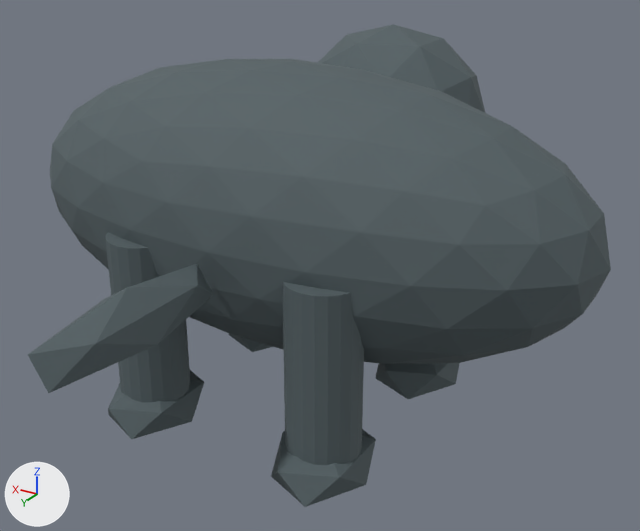
The glTF model assets/models/creatures/fauna-grass-sprite/fauna-grass-sprite_variant_b.glb: old version first, new version second.
Both versions are drawn from a 50 mm camera at (-1.53, 2.38, 1.71) aimed at (-0.11, 0.02, 0.53). Every picture has the same lights, and +X, +Y and +Z are marked at lower left. The picture after the commit comes second. Objects named as collision shapes, trigger or cutter boxes, shadow casters or lower levels of detail are left out. Where no turn or scale is listed for an object, it has been applied to the vertices.

Script lines for the objects in view, before the commit:
```python
ob_creature_head = bpy.data.objects.new('Creature head', me_icosphere_2490)
ob_creature_head.location = (0.0, -0.7, 0.88)
ob_creature_torso = bpy.data.objects.new('Creature torso', me_icosphere_2489)
ob_creature_torso.location = (0.0, 0.0, 0.72)
ob_foot = bpy.data.objects.new('Foot', me_icosphere_2494)
ob_foot.location = (0.34, 0.38, 0.06)
ob_foot_001 = bpy.data.objects.new('Foot.001', me_icosphere_2491)
ob_foot_001.location = (-0.34, -0.32, 0.06)
ob_foot_002 = bpy.data.objects.new('Foot.002', me_icosphere_2492)
ob_foot_002.location = (-0.34, 0.38, 0.06)
ob_leg_001 = bpy.data.objects.new('Leg.001', me_cylinder_1085)
ob_leg_001.location = (-0.34, 0.38, 0.35)
ob_leg_003 = bpy.data.objects.new('Leg.003', me_cylinder_1087)
ob_leg_003.location = (0.34, 0.38, 0.35)
ob_tail = bpy.data.objects.new('Tail', me_icosphere_2495)
ob_tail.location = (0.0, 0.82, 0.64)
```
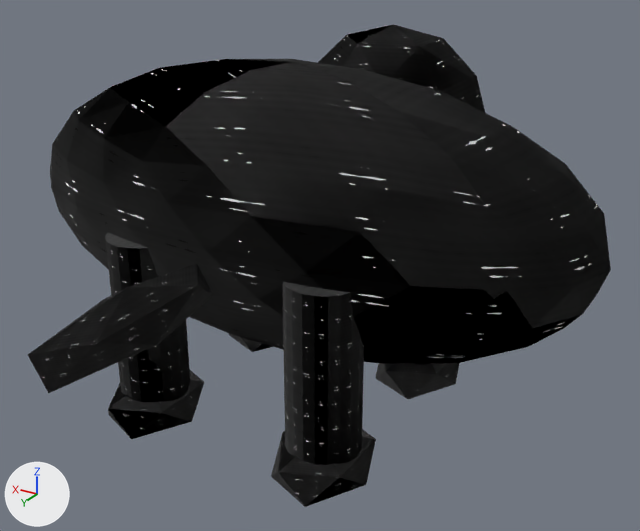
The newer file is also turned or shifted as a whole; pictures and numbers use the older file's frame.

Location of each change, (x1, y1, x2, y2) in pixels of the pictures (640 x 531 px):
'Creature torso', surface changed (dark grey to black)
    both: (50, 59, 611, 364)
'Leg.001', surface changed (dark grey to black)
    both: (283, 282, 364, 465)
'Tail', surface changed (dark grey to black)
    both: (28, 264, 213, 393)
'Creature head', surface changed (dark grey to black)
    both: (318, 24, 485, 113)
'Leg.003', surface changed (dark grey to black)
    both: (105, 232, 190, 402)
'Foot.002', surface changed (dark grey to black)
    both: (271, 429, 376, 507)
'Foot', surface changed (dark grey to black)
    both: (108, 370, 204, 439)
'Foot.001', surface changed (darker)
    both: (378, 363, 459, 399)
'Foot.003', surface changed (darker)
    both: (228, 333, 273, 352)
'Leg', surface changed
    both: (409, 363, 444, 365)

What changed in the scene script:
```text
Add img_metal_height:
    img_metal_height = load_image('metal_height', '_unpacked/metal_height', 256, 256, 'Non-Color')
Add img_metal_albedo:
    img_metal_albedo = load_image('metal_albedo', '_unpacked/metal_albedo', 256, 256, 'sRGB')
Add img_metal_roughness:
    img_metal_roughness = load_image('metal_roughness', '_unpacked/metal_roughness', 256, 256, 'Non-Color')
Change mat_fauna_dark_hide:
    remove # nodes: BsdfPrincipled, OutputMaterial
    remove # colours: dark grey #556165
    nodes: BsdfPrincipled, Math, NormalMap, OutputMaterial, SeparateColor, TexImage x3
    uses the picture img_metal_albedo
    uses the picture img_metal_height
    uses the picture img_metal_roughness
```
